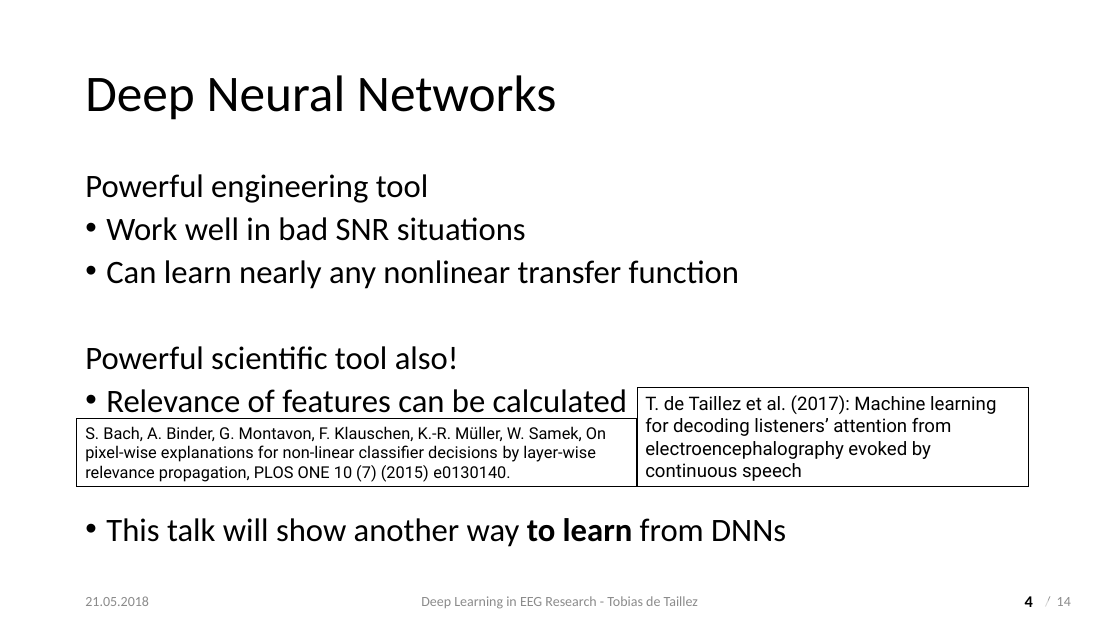
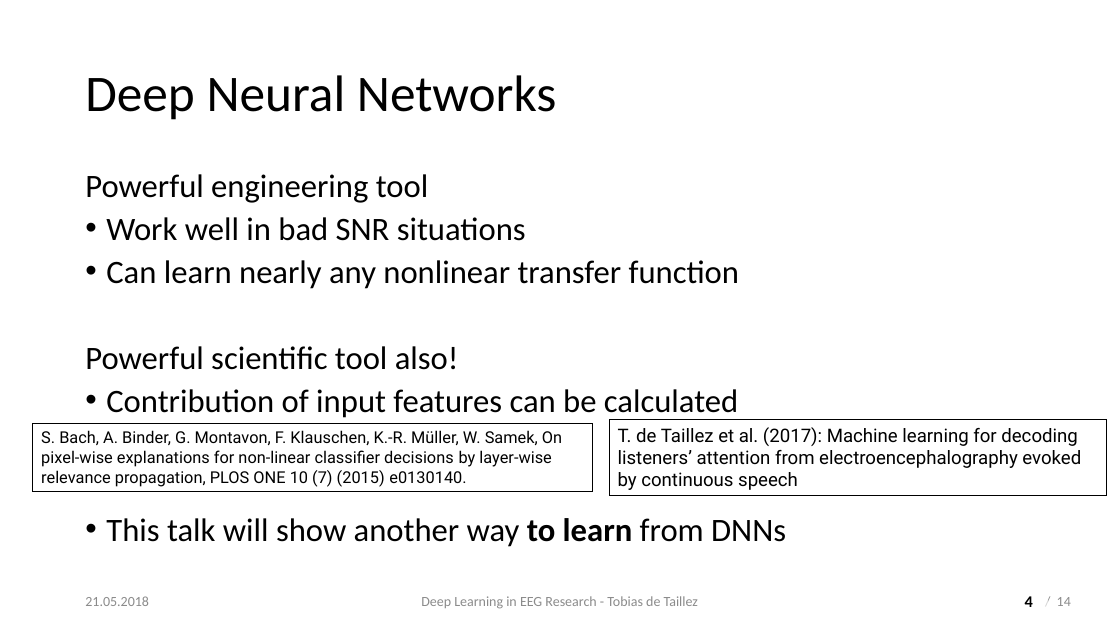
Before and after one commit to tdetaillez/simulate_EEG_from_speech_envelope, a slide deck: slide 4 of Tobias_de_Taillez_EEG_with_DNN.pptx. Drawn at 1120x630 pixels with LibreOffice and Linux fonts; fonts in the diff are those of the drawing; background and template pictures are left out. Boxes give left, top, right and bottom in pixels: in the first picture for what was removed or moved away, otherwise in the second. Text is boxed around its words. In the diff, an @@ line names an element or a change of style, - is before the commit and + after.

```diff
--- a/Tobias_de_Taillez_EEG_with_DNN.pptx
+++ b/Tobias_de_Taillez_EEG_with_DNN.pptx
@@ text at (106, 389, 738, 420): text changed @@
-• Relevance of features can be calculated
+• Contribution of input features can be calculated
@@ rectangle "T. de Taillez et al. ...": place and size @@
-rectangle "T. de Taillez et al. ..." at (637, 387, 1028, 486)
+rectangle "T. de Taillez et al. ..." at (609, 419, 1107, 496)
@@ rectangle "S. Bach, A. Binder, G. ...": place and size @@
-rectangle "S. Bach, A. Binder, G. ..." at (77, 418, 638, 486)
+rectangle "S. Bach, A. Binder, G. ..." at (33, 423, 593, 492)
```
Also in this commit, not shown: 4 other slides changed, 2 slides added.
